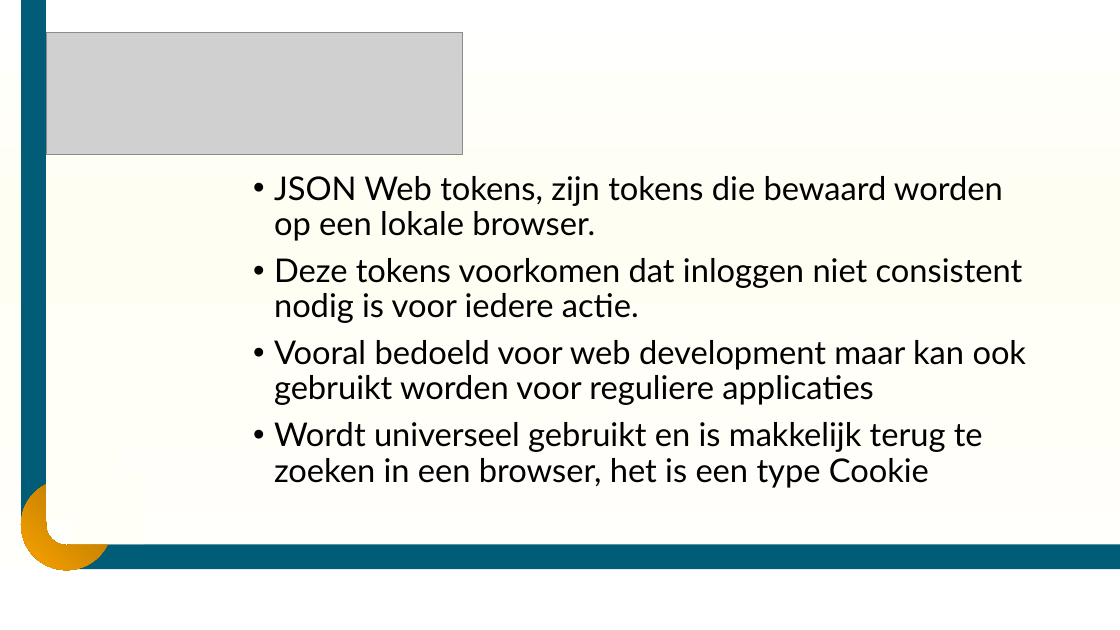
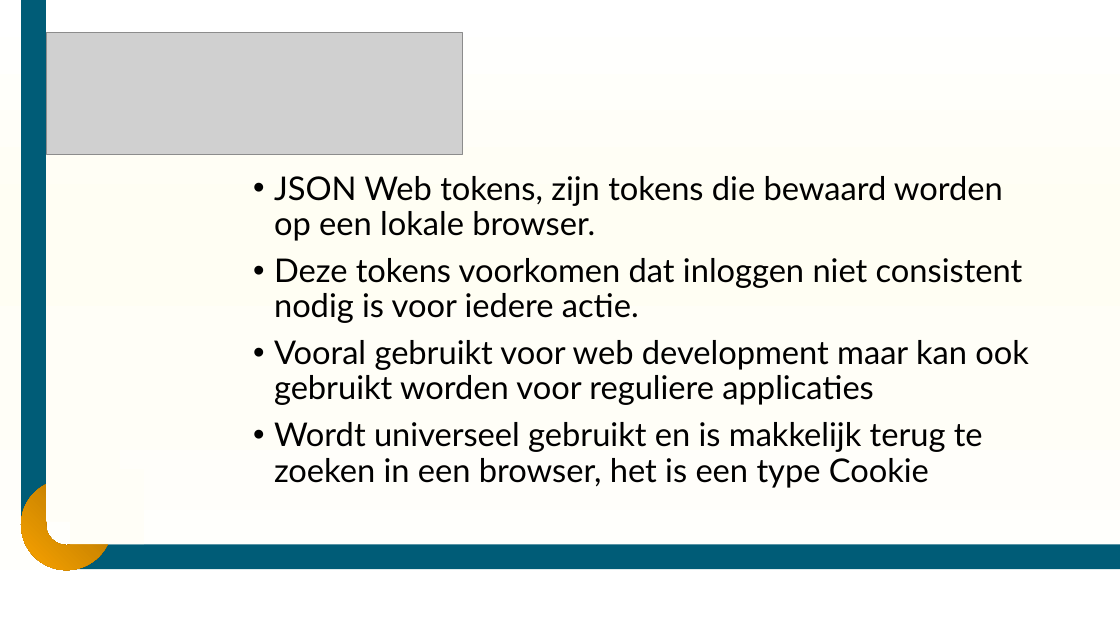
Before and after one commit to DummyMeneer/Cyber-Security, a slide deck: slide 17 of Lesmateriaal/Slides/CySec – les 4 - Database en JWT.pptx (slide 35 before the commit). Drawn at 1120x630 pixels with LibreOffice and Linux fonts; fonts in the diff are those of the drawing; grey boxes stand for pictures; background and template pictures are left out. Boxes give left, top, right and bottom in pixels: in the first picture for what was removed or moved away, otherwise in the second. Text is boxed around its words. In the diff, an @@ line names an element or a change of style, - is before the commit and + after.

```diff
--- a/Lesmateriaal/Slides/CySec – les 4 - Database en JWT.pptx
+++ b/Lesmateriaal/Slides/CySec – les 4 - Database en JWT.pptx
@@ text at (274,340,1029,405): text changed @@
-• Vooral bedoeld voor web development maar kan ook gebruikt worden voor reguliere applicaties
+• Vooral gebruikt voor web development maar kan ook gebruikt worden voor reguliere applicaties
```
Also in this commit, not shown: 18 slides removed, 12 other files.
